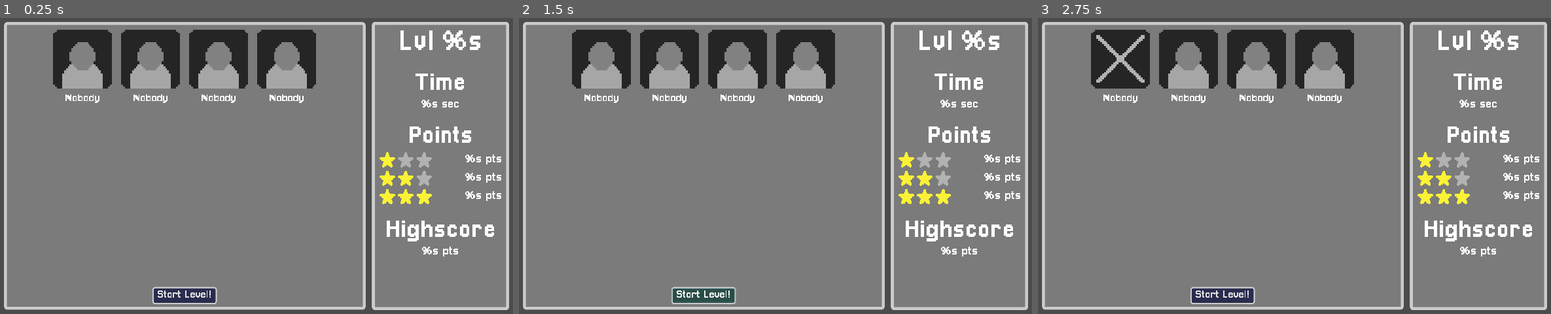
Above: before the commit, frames 1-3 (left to right).
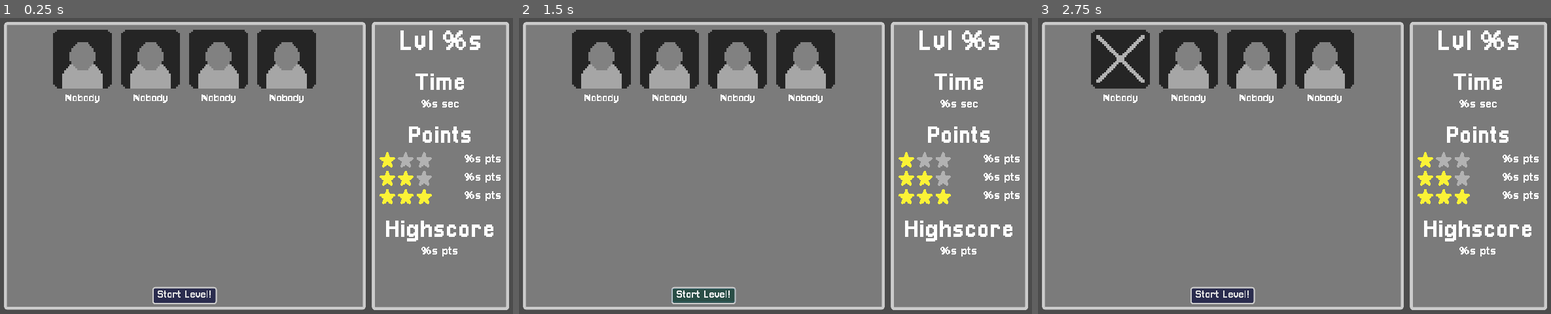
Above: after the commit, the same moments.

Repository: pastra98/DriveMeInsane
Game: Godot game, scene res://gui/before_level/BeforeLevel.tscn
Same seed, same stepped clock (60 frames per second), same inputs: the game is played once before the commit and once after it. This scene is started directly instead of the project's main scene.
Inputs (mouse positions are in pixels of both pictures, inside the frame that each line leads up to):
- Up to frame 1 (0.25 s): no input
- Up to frame 2 (1.5 s): click "Start Level!" at 0.5 s; click "Start Level!" at 1.25 s
- Up to frame 3 (2.75 s): click (1120, 59) at 2.02 s

The runs differ from the first frame. In frame 1, 0.4% of the frame differs, in the area x 75-98%, y 36-81%; in frame 2, 0.4%; in frame 3, 0.4%.
Error in both runs: Invalid get index 'unlocked_passengers' (on base: 'null instance'). (res://gui/gui_manager.gd:8)

Commit message:
improve layouts and margins and stuff

Diff:
--- a/src/gui/before_level/level_info/LevelInfo.tscn
+++ b/src/gui/before_level/level_info/LevelInfo.tscn
@@ -21,12 +21,16 @@
 [node name="Panel" type="Panel" parent="."]
 margin_right = 256.0
 margin_bottom = 552.0
+size_flags_horizontal = 3
+size_flags_vertical = 3
 
 [node name="VBoxContainer" type="VBoxContainer" parent="Panel"]
+anchor_right = 0.969
+anchor_bottom = 0.986
 margin_left = 8.0
 margin_top = 8.0
-margin_right = 248.0
-margin_bottom = 544.0
+margin_right = -0.0640106
+margin_bottom = -0.272034
 size_flags_horizontal = 3
 size_flags_vertical = 3
 
--- a/src/gui/before_level/passenger_picker/PassengerPicker.tscn
+++ b/src/gui/before_level/passenger_picker/PassengerPicker.tscn
@@ -11,10 +11,13 @@
 shortcut = SubResource( 1 )
 
 [node name="PassengerPicker" type="MarginContainer"]
-margin_left = 24.0
-margin_top = 24.0
-margin_right = 797.0
-margin_bottom = 637.0
+anchor_left = 0.023
+anchor_top = 0.04
+anchor_right = 0.703
+anchor_bottom = 0.959
+margin_left = 0.447998
+margin_right = 77.128
+margin_bottom = 61.6
 rect_scale = Vector2( 0.9, 0.9 )
 theme = ExtResource( 3 )
 script = ExtResource( 1 )
@@ -117,6 +120,7 @@
 margin_right = 446.0
 margin_bottom = 30.0
 rect_min_size = Vector2( 140, 24 )
+shortcut_in_tooltip = false
 shortcut = SubResource( 2 )
 text = "Start Level!"
 
